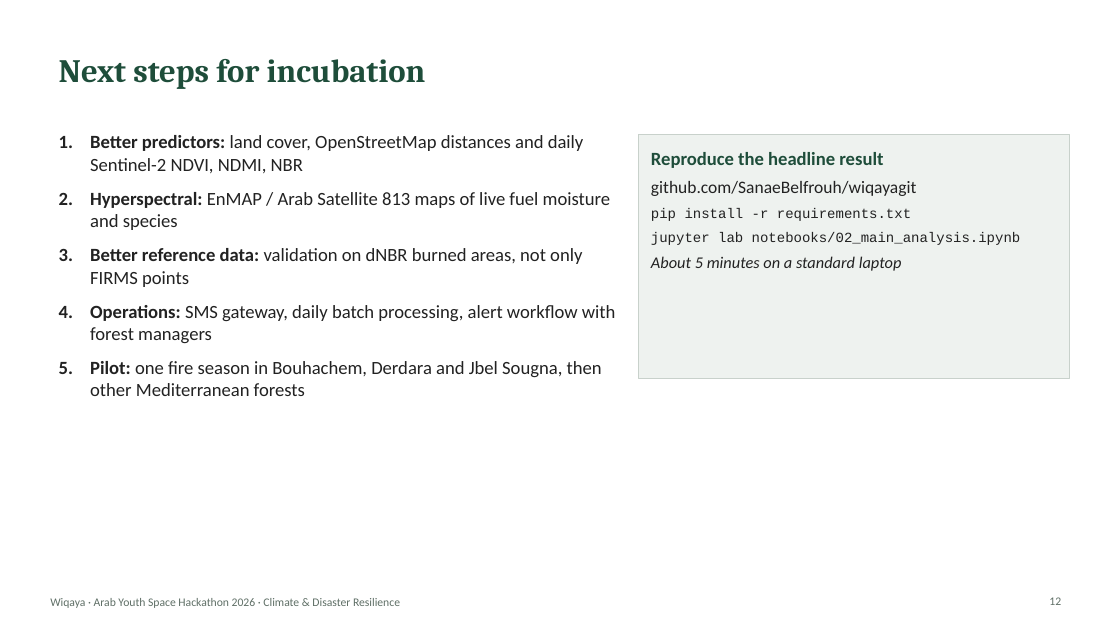
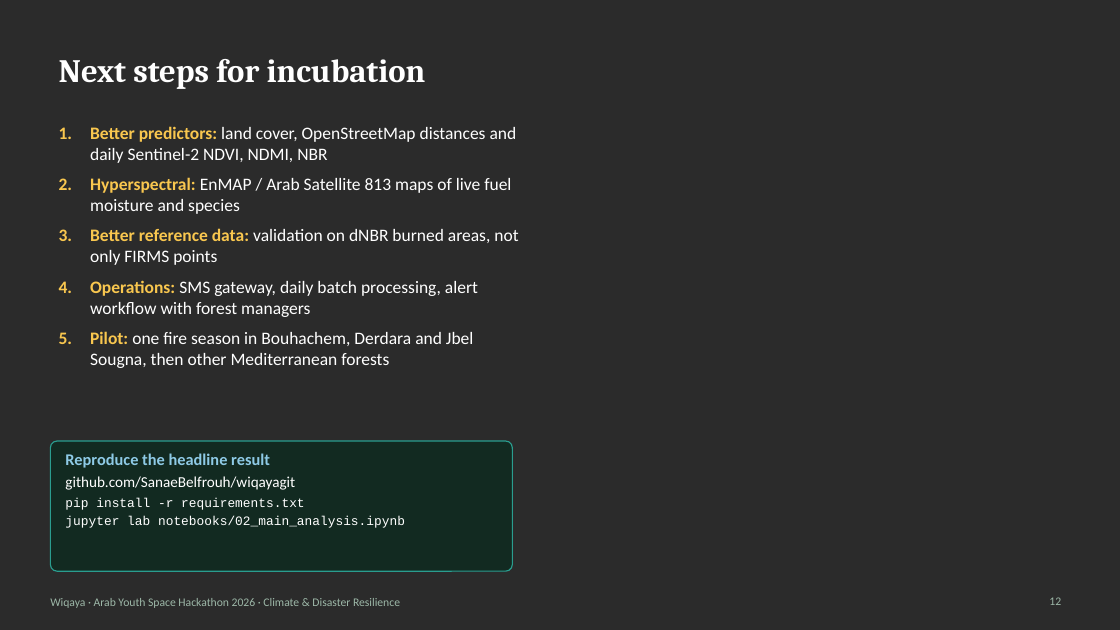
Before and after one commit to SanaeBelfrouh/wiqayagit, a slide deck: slide 12 of docs/slides.pptx. Drawn at 1120x630 pixels with LibreOffice and Linux fonts; fonts in the diff are those of the drawing; background and template pictures are left out; a plain dark background stands for a picture behind light text. Boxes give left, top, right and bottom in pixels: in the first picture for what was removed or moved away, otherwise in the second. Text is boxed around its words. In the diff, an @@ line names an element or a change of style, - is before the commit and + after.

Commit message:
Slides: forest and space design
Backgrounds generated from the project data: relief of the study area
from the DEM, NASA FIRMS fires and an observation satellite on the
title and closing slides; contour lines and an orbiting satellite on
the content slides; flame icons on the key figures. Every image has
alternative text.

```diff
--- a/docs/slides.pptx
+++ b/docs/slides.pptx
@@ background #FFFFFF to picture (left out) @@
@@ title "Next steps for incubation" at [59, 59, 426, 89]: text colour #1E4D3A to #FFFFFF @@
@@ text "Better predictors: land cover, OpenStreetMap ...": place and size @@
-text "Better predictors: land cover, OpenStreetMap ..." at [90, 135, 616, 396]
+text "Better predictors: land cover, OpenStreetMap ..." at [90, 126, 518, 368]
@@ text "Better predictors: land cover, OpenStreetMap ..." at [90, 126, 518, 368]: size 16 to 15 pt; text colour #222222 to #F9C74F in "Better predictors:", "Hyperspectral:", "Better reference data:", "Operations:" and 1 more places; text colour #222222 to #FFFFFF in "land cover, OpenStreetMap distances and daily Sentinel-2 ...", "EnMAP / Arab Satellite 813 maps of ...", "validation on dNBR burned areas, not only ...", "SMS gateway, daily batch processing, alert workflow ..." and 1 more places; less space between paragraphs @@
@@ rectangle removed at [639, 134, 1070, 378] @@
@@ text at [651, 256, 902, 271]: paragraph removed @@
-About 5 minutes on a standard laptop
@@ rounded rectangle added at [50, 441, 513, 571], fill #0E2A20 at 85% opacity, outline #2A9D8F 1 pt @@
@@ text "Reproduce the headline result": place and size @@
-text "Reproduce the headline result" at [651, 152, 1021, 271]
+text "Reproduce the headline result" at [65, 453, 405, 528]
@@ text "Reproduce the headline result" at [65, 453, 405, 528]: size 16 to 14 pt, text colour #1E4D3A to #8ECAE6 in "Reproduce the headline result"; size 15 to 13 pt in "github.com/SanaeBelfrouh/wiqayagit"; text colour #222222 to #FFFFFF in "github.com/SanaeBelfrouh/wiqayagit", "pip install -r requirements.txt", "jupyter lab notebooks/02_main_analysis.ipynb"; size 12 to 11 pt in "pip install -r requirements.txt", "jupyter lab notebooks/02_main_analysis.ipynb"; less space between paragraphs @@
@@ text "Wiqaya · Arab Youth Space ..." at [50, 598, 400, 608]: text colour #5F6F66 to #9DB8A8 @@
@@ page number at [1049, 597, 1061, 605]: text colour #5F6F66 to #9DB8A8 @@
```
Also in this commit, not shown: 12 other slides changed, 1 other file.
